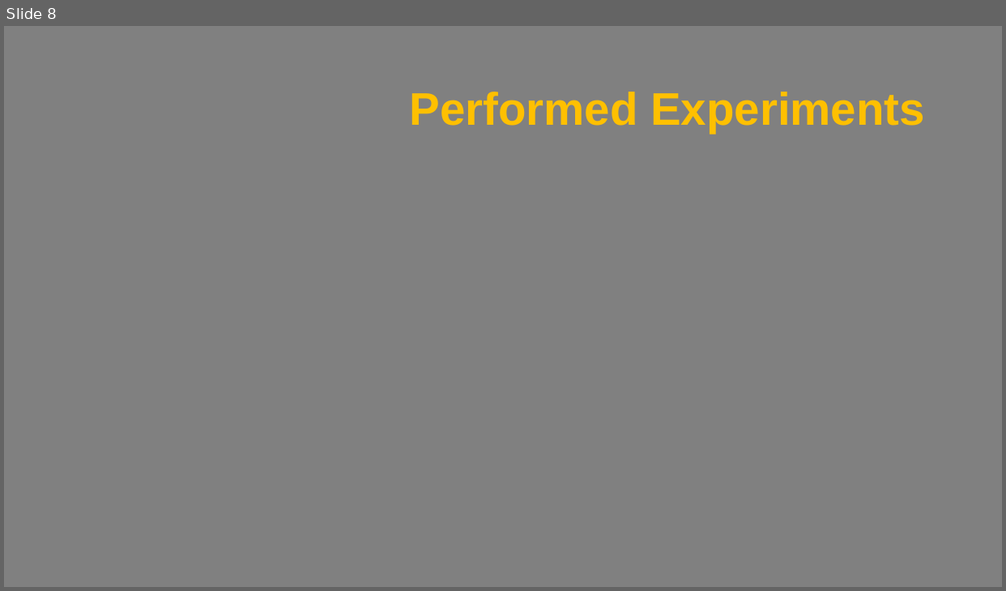
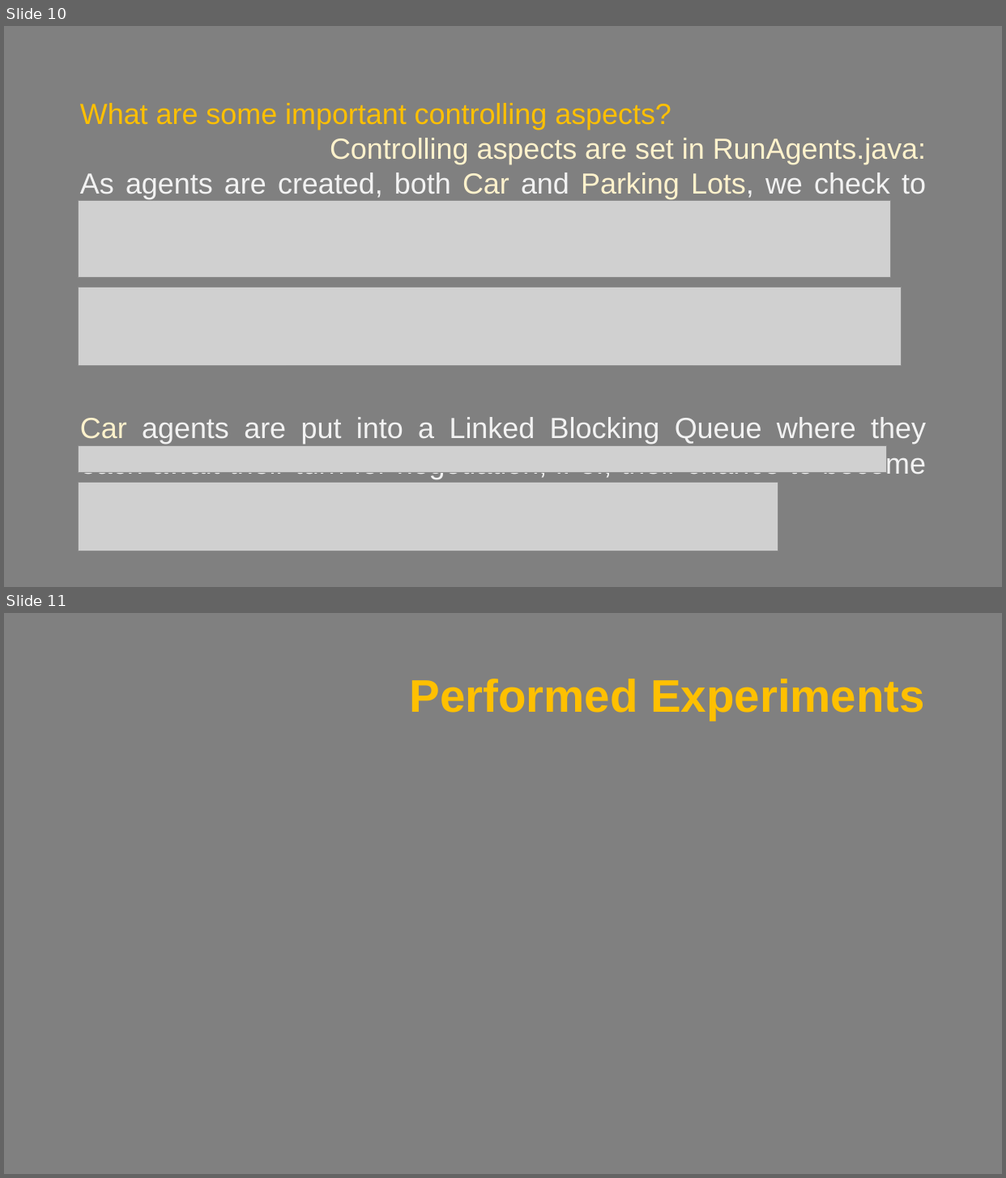
Before and after one commit to EZSPECIAL/AIAD18-19, a slide deck: report 1.pptx. Shown one above the other, each under a label of ours: slide 8 before the commit, slides 10 and 11 after it. The pictures are 1006x591 and 1006x1178 pixels, drawn with LibreOffice and Linux fonts; fonts in the diff are those of the drawing; grey boxes stand for pictures. Boxes give left, top, right and bottom in pixels: in the first picture for what was removed or moved away, otherwise in the second. Text is boxed around its words. In the diff, an @@ line names an element or a change of style, - is before the commit and + after.

```diff
--- a/report 1.pptx
+++ b/report 1.pptx
@@ slide 10 added at (4,26,1002,587), background #808080 @@
@@ text added at (80,103,926,479), 28 pt, text #F2F2F2 @@
+What are some important controlling aspects?
+Controlling aspects are set in RunAgents.java:
+As agents are created, both Car and Parking Lots, we check to make sure their coordinates never overlap.
+Car agents are put into a Linked Blocking Queue where they each await their turn for negotiation, i. e., their chance to become the Initiator.
@@ picture added at (78,200,891,278) @@
@@ picture added at (78,288,901,366) @@
@@ picture added at (78,446,888,473) @@
@@ picture added at (78,483,778,552) @@
@@ what was slide 8 is now slide 11 @@
```
Also in this commit, not shown: 4 slides changed, 9 other slides added, 4 slides removed.
